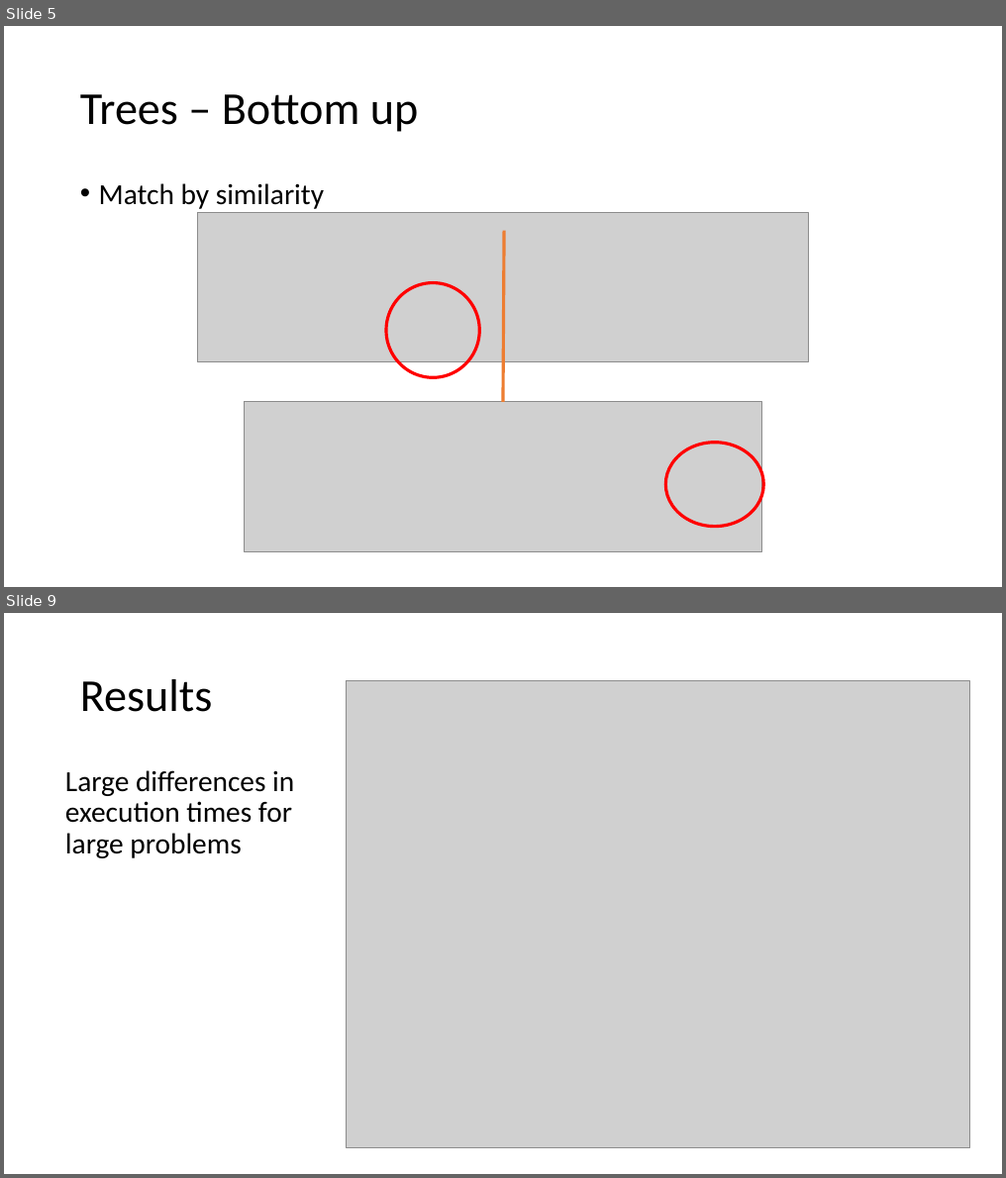
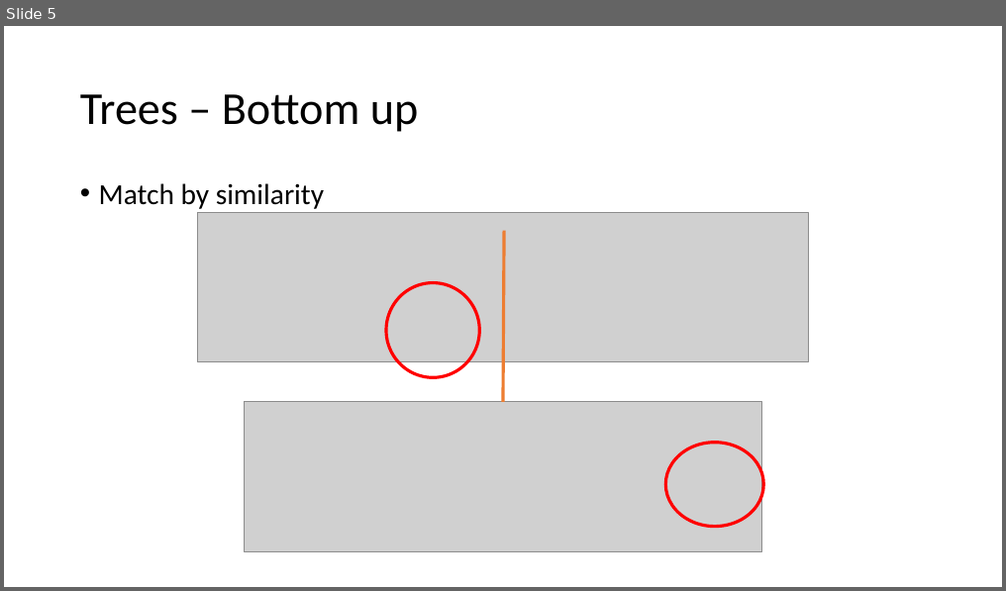
Before and after one commit to BalzGuenat/ParallelGumtree, a slide deck: final_presentation/ParallelGumtree.odp. Shown one above the other, each under a label of ours: slides 5 and 9 before the commit, slide 5 after it; the slides between them are not shown. The pictures are 1006x1178 and 1006x591 pixels, drawn with LibreOffice and Linux fonts; fonts in the diff are those of the drawing; grey boxes stand for pictures. Boxes give left, top, right and bottom in pixels: in the first picture for what was removed or moved away, otherwise in the second. Text is boxed around its words. In the diff, an @@ line names an element or a change of style, - is before the commit and + after.

```diff
--- a/final_presentation/ParallelGumtree.odp
+++ b/final_presentation/ParallelGumtree.odp
@@ slide 9 removed at (4,613,1002,1174), background #FFFFFF @@
@@ title removed at (80,679,213,712) @@
-Results
@@ picture removed at (347,680,969,1149) @@
@@ text removed at (65,770,294,859) @@
-Large differences in execution times for large problems
```
Also in this commit, not shown: 1 slide changed, 5 slides added, 2 other slides removed, 1 other file.
